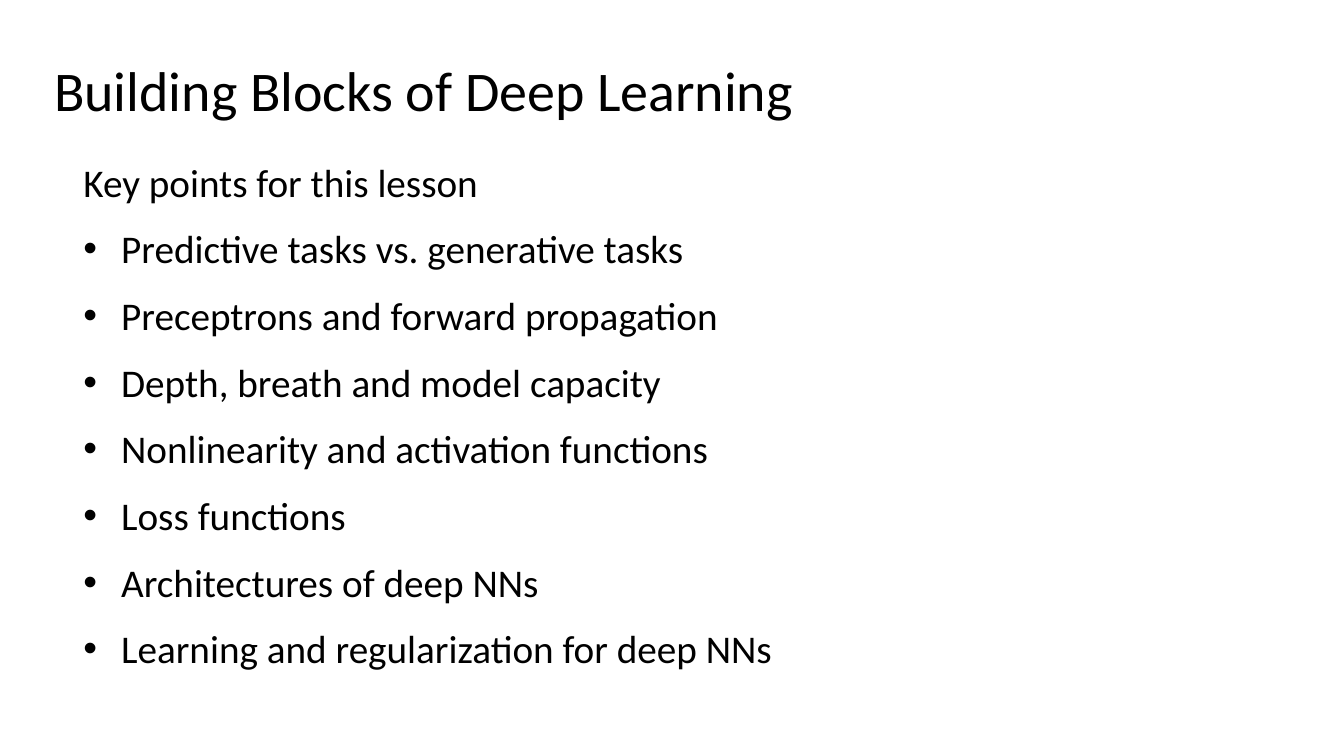
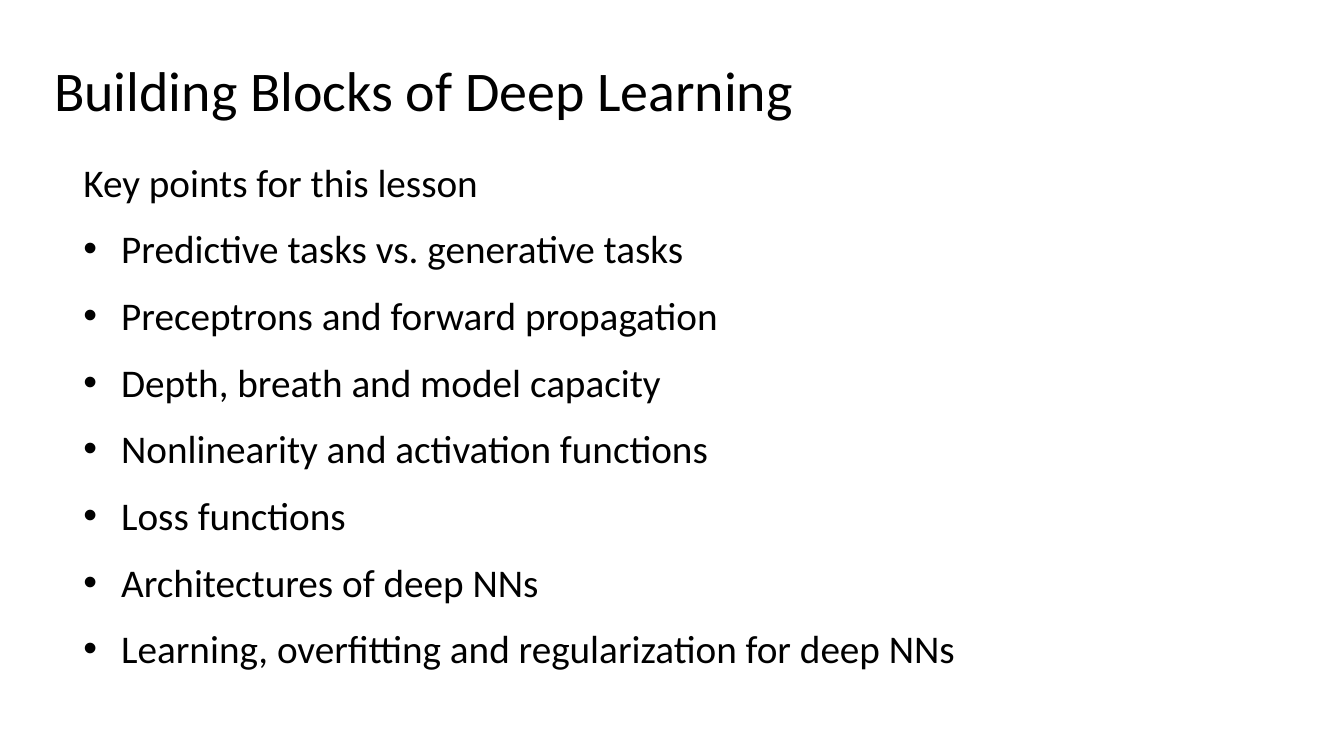
Before and after one commit to StephenElston/CSCI-E25, a slide deck: slide 6 of Slides/3_BuildingBlocksOfDeepLearning.pptx. Drawn at 1344x756 pixels with LibreOffice and Linux fonts; fonts in the diff are those of the drawing. Boxes give left, top, right and bottom in pixels: in the first picture for what was removed or moved away, otherwise in the second. Text is boxed around its words. In the diff, an @@ line names an element or a change of style, - is before the commit and + after.

Commit message:
Reorganized slides, updated text, corrected errors

```diff
--- a/Slides/3_BuildingBlocksOfDeepLearning.pptx
+++ b/Slides/3_BuildingBlocksOfDeepLearning.pptx
@@ text at (121,635,955,670): text changed @@
-• Learning and regularization for deep NNs
+• Learning, overfitting and regularization for deep NNs
```
Also in this commit, not shown: 9 other slides changed, 1 slide added, 1 slide removed.
